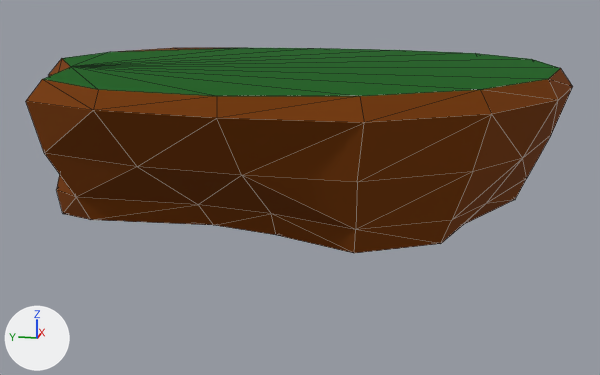
Before and after pictures for a commit that changed the Blender file assets/models/platform.blend.
Both versions are drawn from a camera (50 mm lens) standing at (-2.97, -0.62, 0.8) and looking at (0.03, -0.02, 0.05). The axes (+X, +Y, +Z) are drawn at lower left. The lights are the same throughout. The first picture is the older version. Mesh edges are drawn as thin lines.

Objects in the first picture: 'Platform-col'.
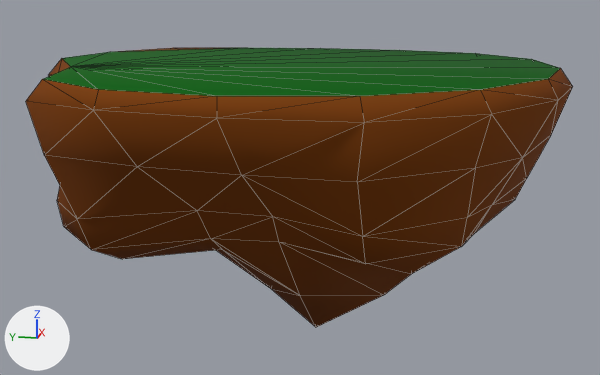
Pixel boxes (x1, y1, x2, y2) of what changed, in the pictures (600 x 375 px; the box of a moved part takes in the faces that stretch with it):
'Platform-col', reshaped, shading changed (36% taller)
    before: (26, 48, 573, 253)
    after: (26, 48, 573, 327)
part 1 of me_cylinder, moved or reshaped
    before: (26, 101, 527, 253)
    after: (26, 101, 527, 327)
part 2 of me_cylinder, shading changed
    before: (26, 50, 561, 253)
    after: (26, 50, 561, 327)

What the commit changed:
me_cylinder is used by ob_platform_col; location (0.0, 0.0, 0.604).
me_cylinder had 96 vertices, 188 faces and spanned x -0.96..0.99, y -0.98..0.96, z -0.65..-0.08.
me_cylinder now has 96 vertices, 188 faces and spans x -0.96..0.99, y -0.98..0.96, z -1.15..-0.08.
me_cylinder part 1: 36 of 96 vertices moved; they spanned x -0.76..0.45, y -0.7..0.79, z -0.65..-0.31 and now span x -0.75..0.54, y -0.72..0.8, z -1.15..-0.31; mean shift (0.06, -0.02, -0.16); largest move (0.04, -0.05, -0.58) -> (0.12, -0.07, -1.15).
me_cylinder part 2: all faces are now shaded smooth (188 of 188 changed).
